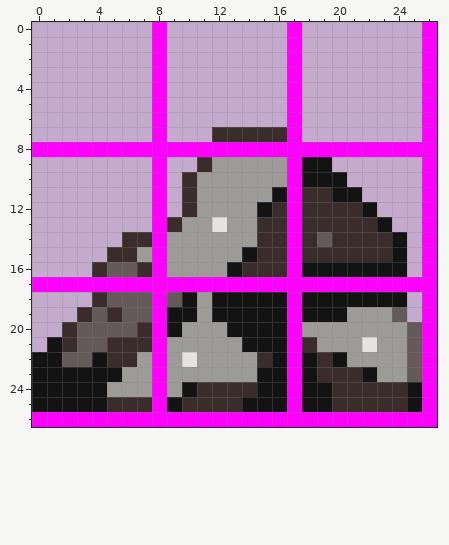
Two states of a pixel-art sprite, Tiles/Ambient/BigRock3.png. The picture above was drawn from the file before the commit.
The file is 54x54 pixels, drawn in blocks of 2x2; one block is one cell here. Colours within 5 levels of each other are drawn and written as one.
Now the later version:
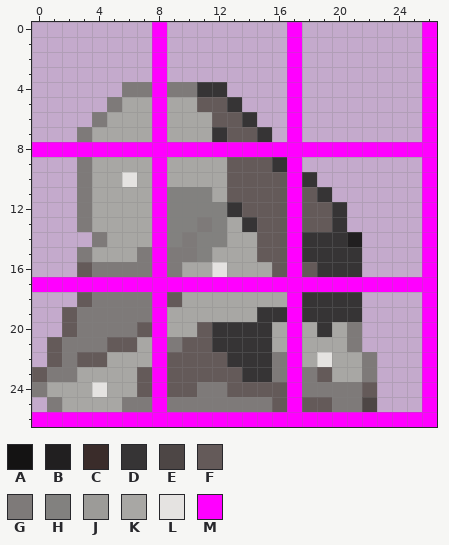
Palette (. is transparent): A #141313  B #211f20  C #3a2c2a  D #363435  E #4d4645  F #645a59  G #7e7a79  H #82817f  J #9c9b98  K #a8a7a4  L #e5e3e1  M #ff00ff
From old to new:
Changed rows in their new state; - is an unchanged pixel.
first column x 0:
 4 ------GG-GGDD-------------
 5 -----GKK-KKFFD------------
 6 ----GKKK-KKKFFD-----------
 7 ---GKKKK-KKKDFFD.---------
 9 ---GKKKK-KKKKFFFD-..------
10 ---GKKLK-KKKKFFFF-D..-----
11 ---GKKKK-HHHKFFFF-FD..----
12 ---GKKKK-HHHHDFFF-FFD..---
13 ---GKKKK-HHGHKDFF-FFD...--
14 ----GKKK-HGHHKKFF-DDDB...-
15 ---GKKKG-GGHKKKFF-DDDD...-
16 ---FGGGG-GKKLKKKF-FDDD...-
18 ---FGGGG--KKKKKKK-DDDD...-
19 --FGGGGG-KKKKKKDD-DDDD...-
20 --FGGGGF-KKFDDDDK-KDKG....
21 -FGGGFFK-GFFDDDDK-KKKG....
22 .FG-FKKK-FFFFDDDG-KLKKG...
23 FGGKKKKF-FFFFFDDG-GFKKG...
24 GKKKLKKF-FFGGFFFF-GGGGF...
25 .GKKKKGG-GGGGGGGF-FFGGE...
